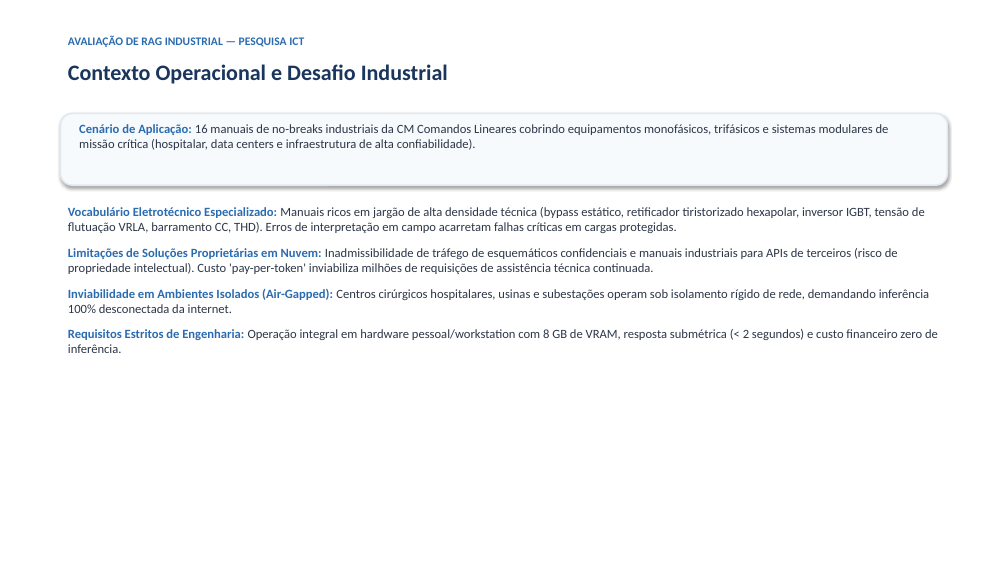
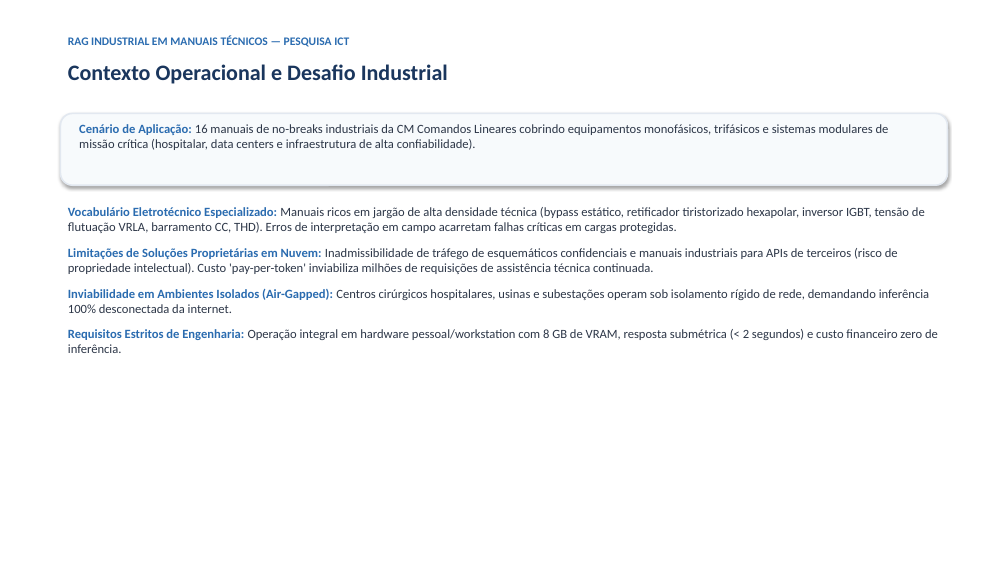
Before and after one commit to joaorura/rag_eval, a slide deck: slide 2 of docs/apresentacao_pesquisa_reuniao.pptx. Drawn at 1008x567 pixels with LibreOffice and Linux fonts; fonts in the diff are those of the drawing. Boxes give left, top, right and bottom in pixels: in the first picture for what was removed or moved away, otherwise in the second. Text is boxed around its words. In the diff, an @@ line names an element or a change of style, - is before the commit and + after.

```diff
--- a/docs/apresentacao_pesquisa_reuniao.pptx
+++ b/docs/apresentacao_pesquisa_reuniao.pptx
@@ text at box(68, 36, 349, 47): text changed @@
-AVALIAÇÃO DE RAG INDUSTRIAL — PESQUISA ICT
+RAG INDUSTRIAL EM MANUAIS TÉCNICOS — PESQUISA ICT
```
Also in this commit, not shown: 10 other slides changed, 9 other files.
